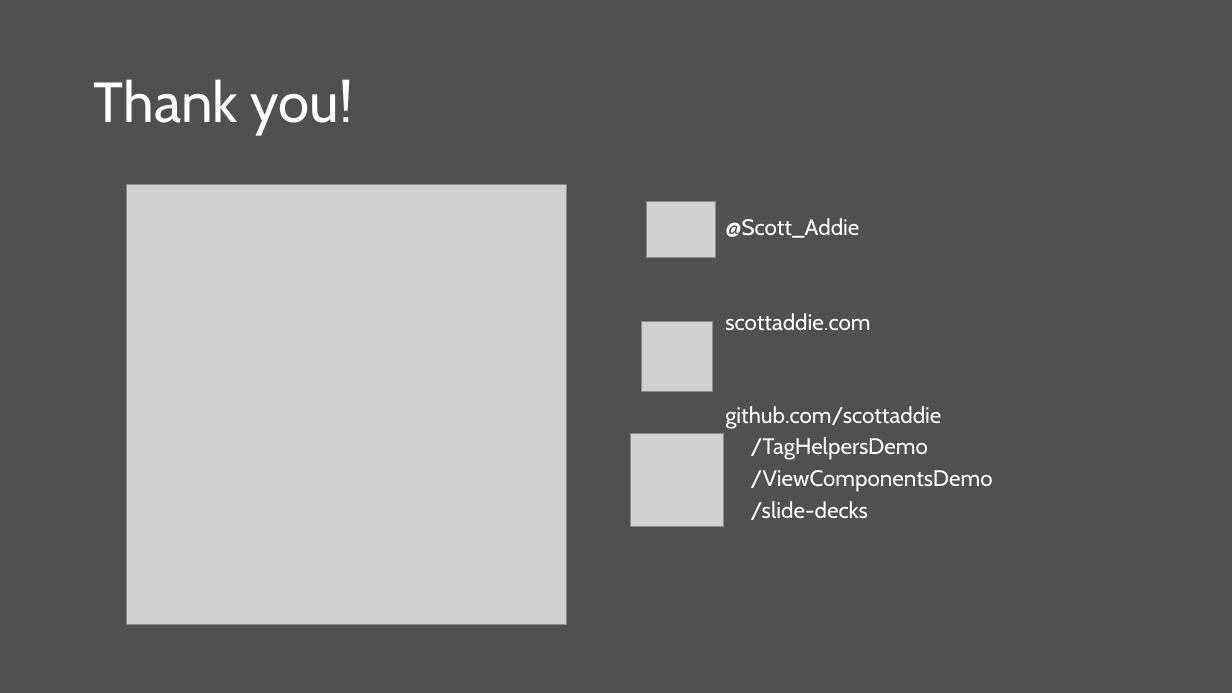
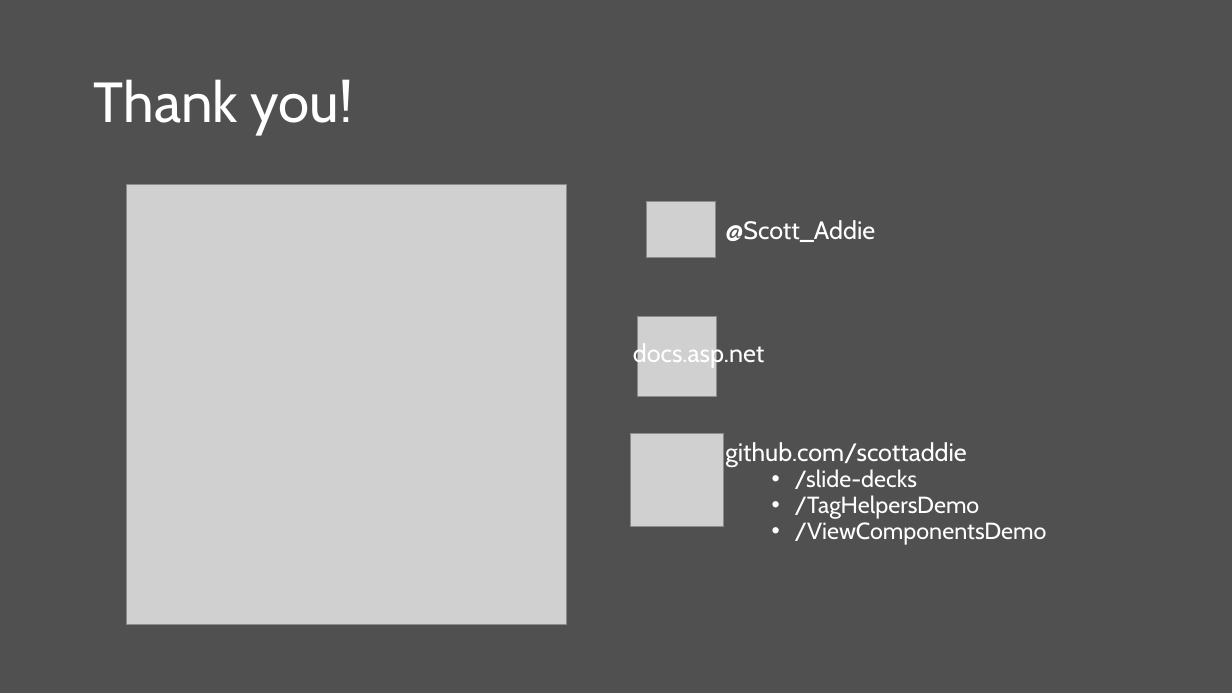
Before and after one commit to scottaddie/slide-decks, a slide deck: slide 20 of Building Reusable UI Components in ASP.NET Core MVC.pptx. Drawn at 1232x693 pixels with LibreOffice and Linux fonts; fonts in the diff are those of the drawing; grey boxes stand for pictures. Boxes give left, top, right and bottom in pixels: in the first picture for what was removed or moved away, otherwise in the second. Text is boxed around its words. In the diff, an @@ line names an element or a change of style, - is before the commit and + after.

```diff
--- a/Building Reusable UI Components in ASP.NET Core MVC.pptx
+++ b/Building Reusable UI Components in ASP.NET Core MVC.pptx
@@ text at bbox=[725, 220, 1047, 545]: size 17.5 to 19.6 pt in "@Scott_Addie", "github.com/scottaddie"; size 17.5 to 18.2 pt in "/TagHelpersDemo", "/ViewComponentsDemo"; bullet none to •; list level 1 to 4 in "/TagHelpersDemo"; list level 1 to 4 in "/ViewComponentsDemo" @@
@@ picture: place and size @@
-picture at bbox=[642, 322, 713, 392]
+picture at bbox=[638, 317, 717, 396]
@@ text at bbox=[633, 342, 764, 369]: text changed; size 17.5 to 19.6 pt @@
-scottaddie.com
+docs.asp.net
@@ text at bbox=[795, 469, 917, 489]: paragraph added @@
+      • /slide-decks
@@ text at bbox=[751, 501, 868, 520]: paragraph removed @@
-/slide-decks
```
Also in this commit, not shown: 1 other slide changed.
